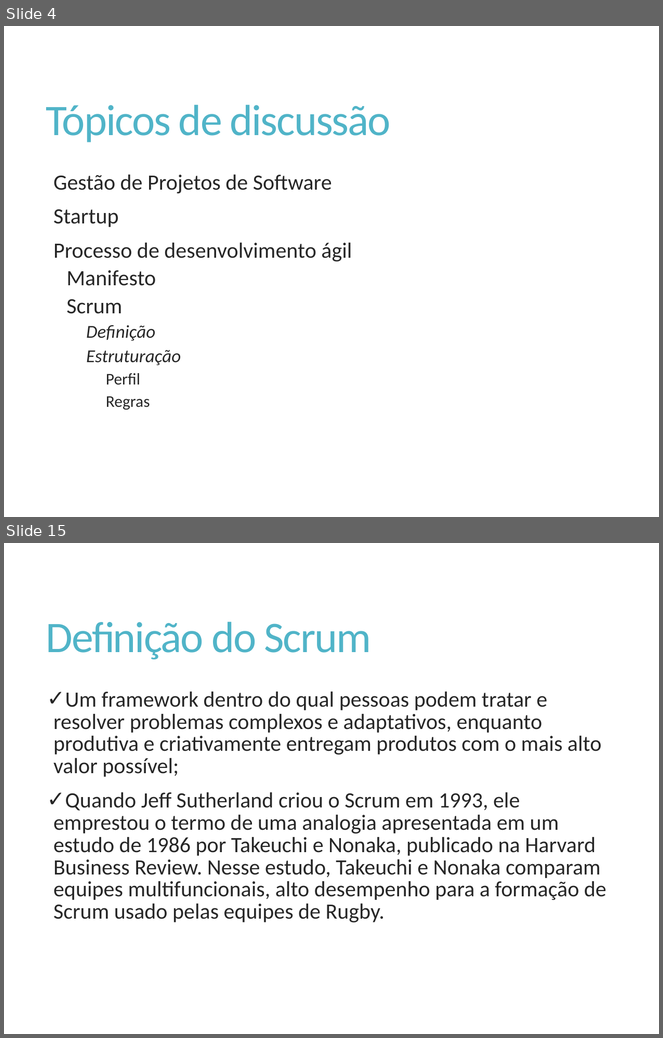
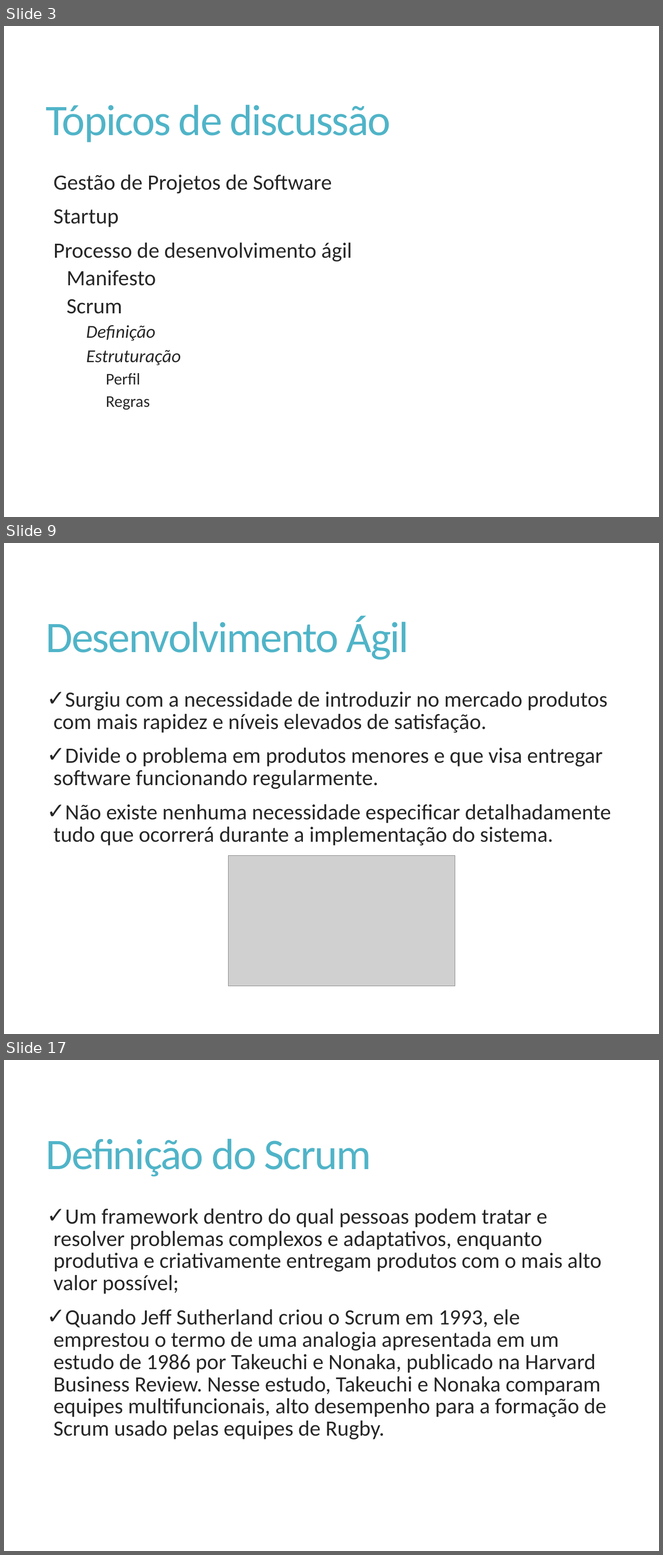
Before and after one commit to Elton-Garbin/TCC-2016, a slide deck: StartIdea/StartIdea.Docs/Apresentacao.pptx. Shown one above the other, each under a label of ours: slides 4 and 15 before the commit, slides 3, 9 and 17 after it; the slides between them are not shown. The pictures are 663x1038 and 663x1555 pixels, drawn with LibreOffice and Linux fonts; fonts in the diff are those of the drawing; grey boxes stand for pictures. Boxes give left, top, right and bottom in pixels: in the first picture for what was removed or moved away, otherwise in the second. Text is boxed around its words. In the diff, an @@ line names an element or a change of style, - is before the commit and + after.

```diff
--- a/StartIdea/StartIdea.Docs/Apresentacao.pptx
+++ b/StartIdea/StartIdea.Docs/Apresentacao.pptx
@@ slide 9 added at <box>4,543,659,1034</box>, background #FFFFFF @@
@@ title added at <box>46,616,409,660</box>, 48 pt, text #50B4C8 @@
+Desenvolvimento Ágil
@@ text added at <box>53,692,611,846</box>, 24 pt, text #262626 @@
+✓ Surgiu com a necessidade de introduzir no mercado produtos com mais rapidez e níveis elevados de satisfação.
+✓ Divide o problema em produtos menores e que visa entregar software funcionando regularmente.
+✓ Não existe nenhuma necessidade especificar detalhadamente tudo que ocorrerá durante a implementação do sistema.
@@ picture added at <box>229,856,455,986</box> @@
@@ what was slide 4 is now slide 3 @@
@@ what was slide 15 is now slide 17 @@
```
Also in this commit, not shown: 6 slides changed, 7 other slides added, 6 slides removed.
